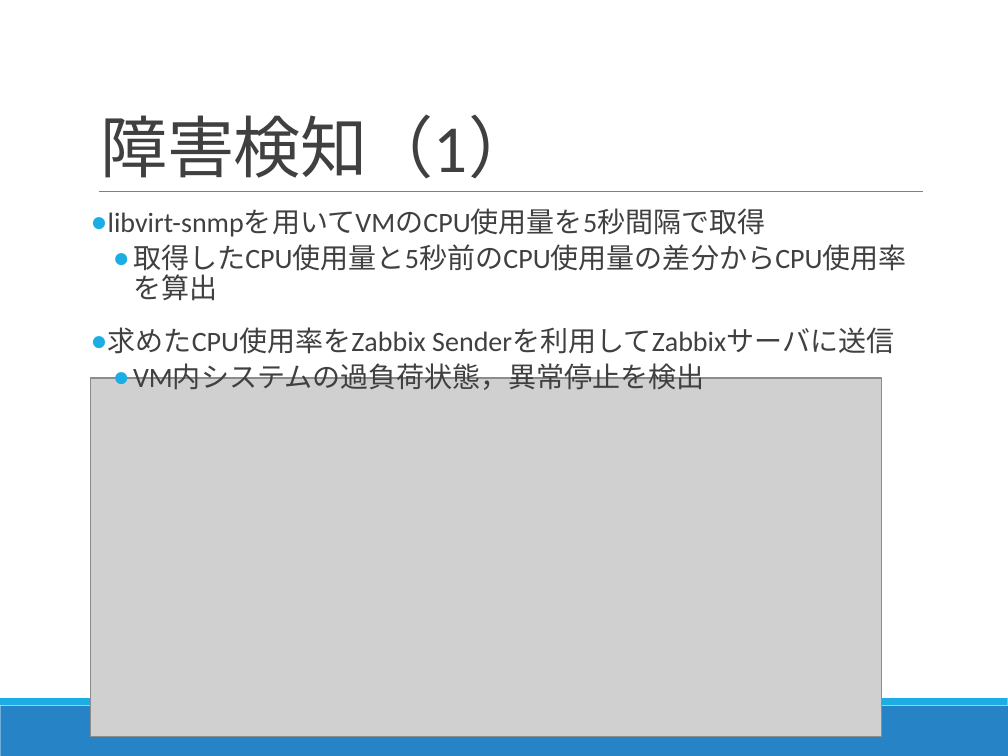
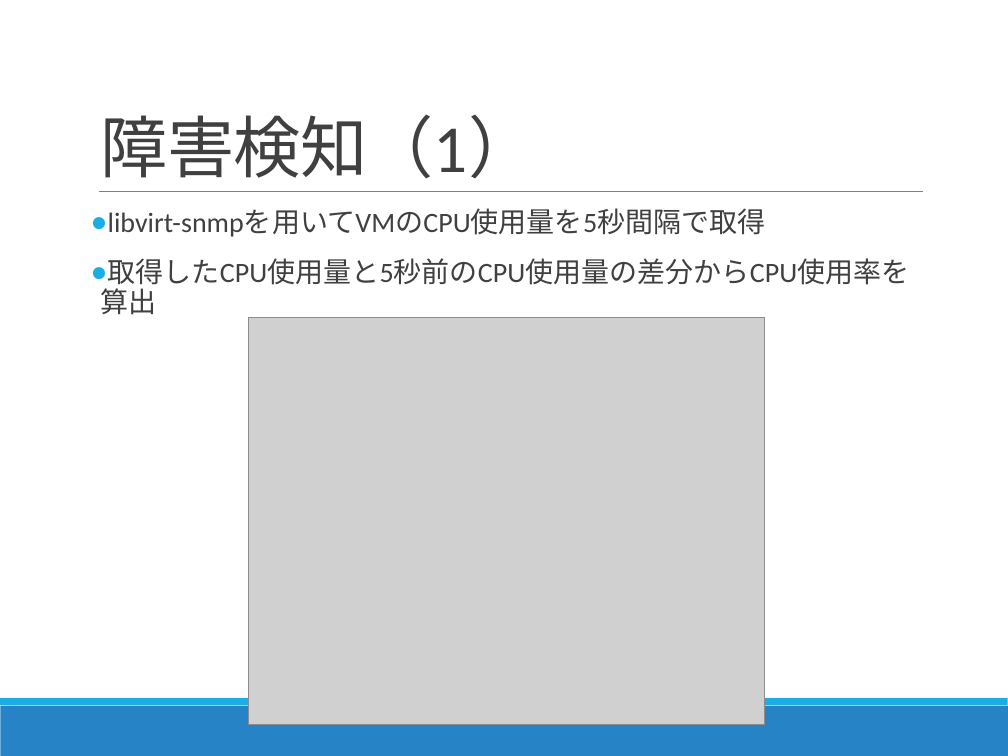
Before and after one commit to Kota0823/Document, a slide deck: slide 14 of 輪講2019-1_鈴木洸太.pptx (slide 13 before the commit). Drawn at 1008x756 pixels with LibreOffice and Linux fonts; fonts in the diff are those of the drawing; grey boxes stand for pictures. Boxes give left, top, right and bottom in pixels: in the first picture for what was removed or moved away, otherwise in the second. Text is boxed around its words. In the diff, an @@ line names an element or a change of style, - is before the commit and + after.

```diff
--- a/輪講2019-1_鈴木洸太.pptx
+++ b/輪講2019-1_鈴木洸太.pptx
@@ text at [108,258,910,290]: list level 2 to 1 in "取得したCPU使用量と5秒前のCPU使用量の差分からCPU使用率を算出" @@
@@ text at [108,327,894,390]: paragraphs removed @@
-● 求めたCPU使用率をZabbix Senderを利用してZabbixサーバに送信
-  ● VM内システムの過負荷状態，異常停止を検出
@@ picture: place and size @@
-picture at [91,378,881,737]
+picture at [249,318,765,725]
```
Also in this commit, not shown: 5 other slides changed, 4 slides added, 3 other files.
